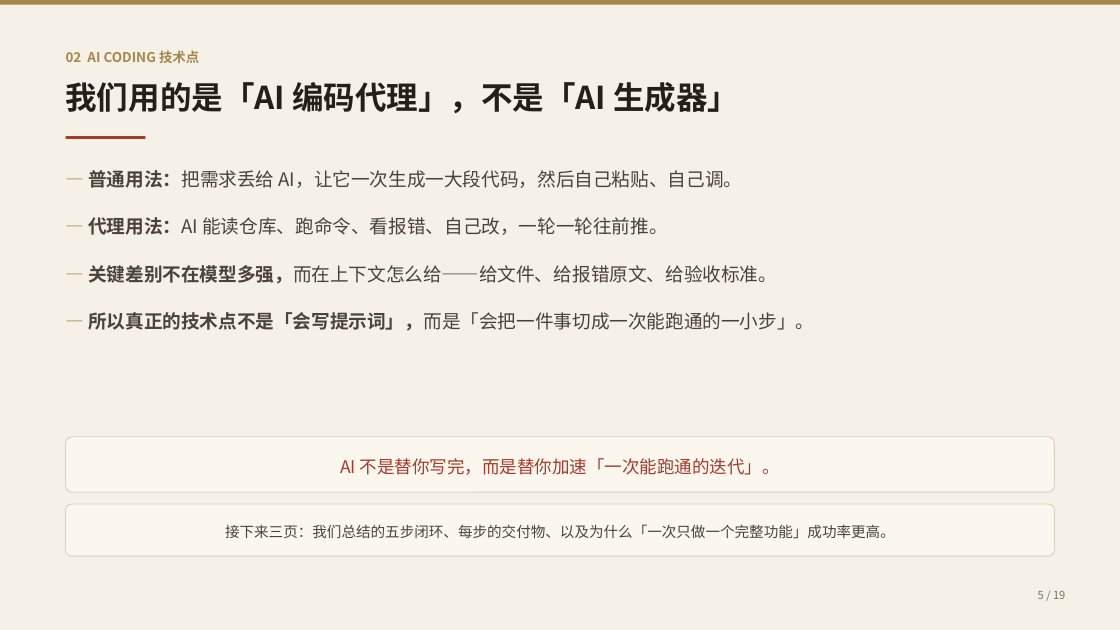
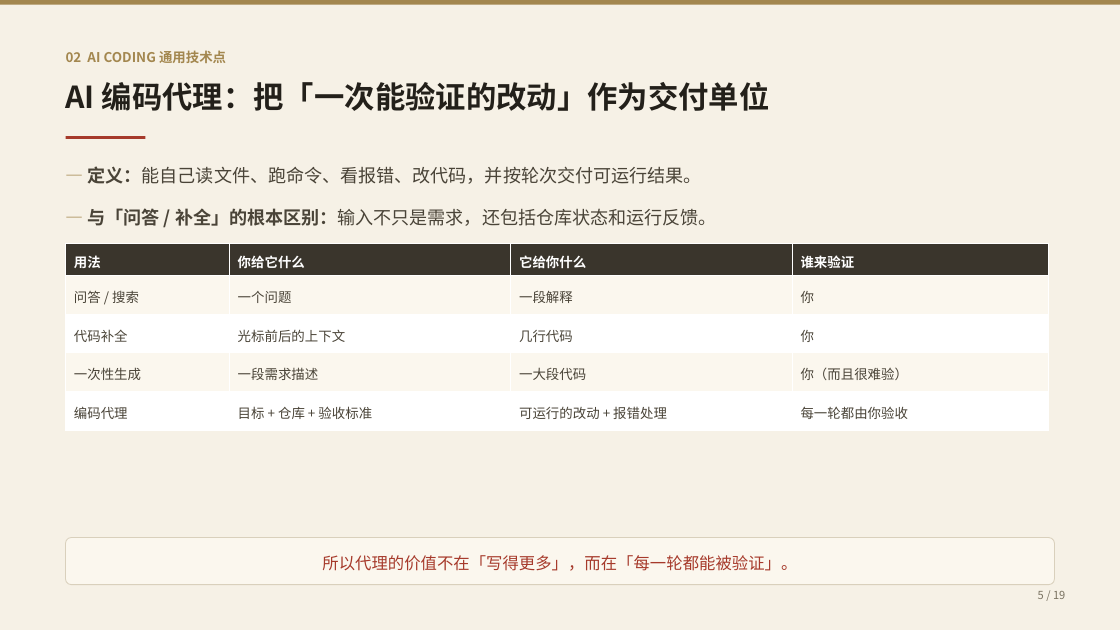
Before and after one commit to Otherhello/hanzi-timeline, a slide deck: slide 5 of docs/汉字字形演变证据链-汇报提纲.pptx. Drawn at 1120x630 pixels with LibreOffice and Linux fonts; fonts in the diff are those of the drawing. Boxes give left, top, right and bottom in pixels: in the first picture for what was removed or moved away, otherwise in the second. Text is boxed around its words. In the diff, an @@ line names an element or a change of style, - is before the commit and + after.

```diff
--- a/docs/汉字字形演变证据链-汇报提纲.pptx
+++ b/docs/汉字字形演变证据链-汇报提纲.pptx
@@ text at box(66, 50, 226, 63): text changed @@
-02 AI CODING 技术点
+02 AI CODING 通用技术点
@@ text at box(66, 82, 770, 111): text changed; size 27 to 26 pt @@
-我们用的是「AI 编码代理」，不是「AI 生成器」
+AI 编码代理：把「一次能验证的改动」作为交付单位
@@ text at box(88, 166, 717, 226): text changed; size 16 to 15.5 pt @@
-— 普通用法：把需求丢给 AI，让它一次生成一大段代码，然后自己粘贴、自己调。
-— 代理用法：AI 能读仓库、跑命令、看报错、自己改，一轮一轮往前推。
-— 关键差别不在模型多强，而在上下文怎么给——给文件、给报错原文、给验收标准。
-— 所以真正的技术点不是「会写提示词」，而是「会把一件事切成一次能跑通的一小步」。
+— 定义：能自己读文件、跑命令、看报错、改代码，并按轮次交付可运行结果。
+— 与「问答 / 补全」的根本区别：输入不只是需求，还包括仓库状态和运行反馈。
@@ table added at box(66, 244, 1049, 430), 5 rows, 4 columns @@
+用法 | 你给它什么 | 它给你什么 | 谁来验证
+问答 / 搜索 | 一个问题 | 一段解释 | 你
+代码补全 | 光标前后的上下文 | 几行代码 | 你
+一次性生成 | 一段需求描述 | 一大段代码 | 你（而且很难验）
+编码代理 | 目标 + 仓库 + 验收标准 | 可运行的改动 + 报错处理 | 每一轮都由你验收
@@ rounded rectangle removed at box(66, 437, 1054, 492) @@
-AI 不是替你写完，而是替你加速「一次能跑通的迭代」。
@@ rounded rectangle removed at box(66, 504, 1054, 556) @@
-接下来三页：我们总结的五步闭环、每步的交付物、以及为什么「一次只做一个完整功能」成功率更高。
@@ rounded rectangle added at box(66, 538, 1054, 585), fill #FBF7EE, outline #D9D0BC 0.75 pt, 14 pt, text #A63A2B @@
+所以代理的价值不在「写得更多」，而在「每一轮都能被验证」。
```
Also in this commit, not shown: 16 other slides changed, 2 slides added, 2 slides removed, 2 other files.
